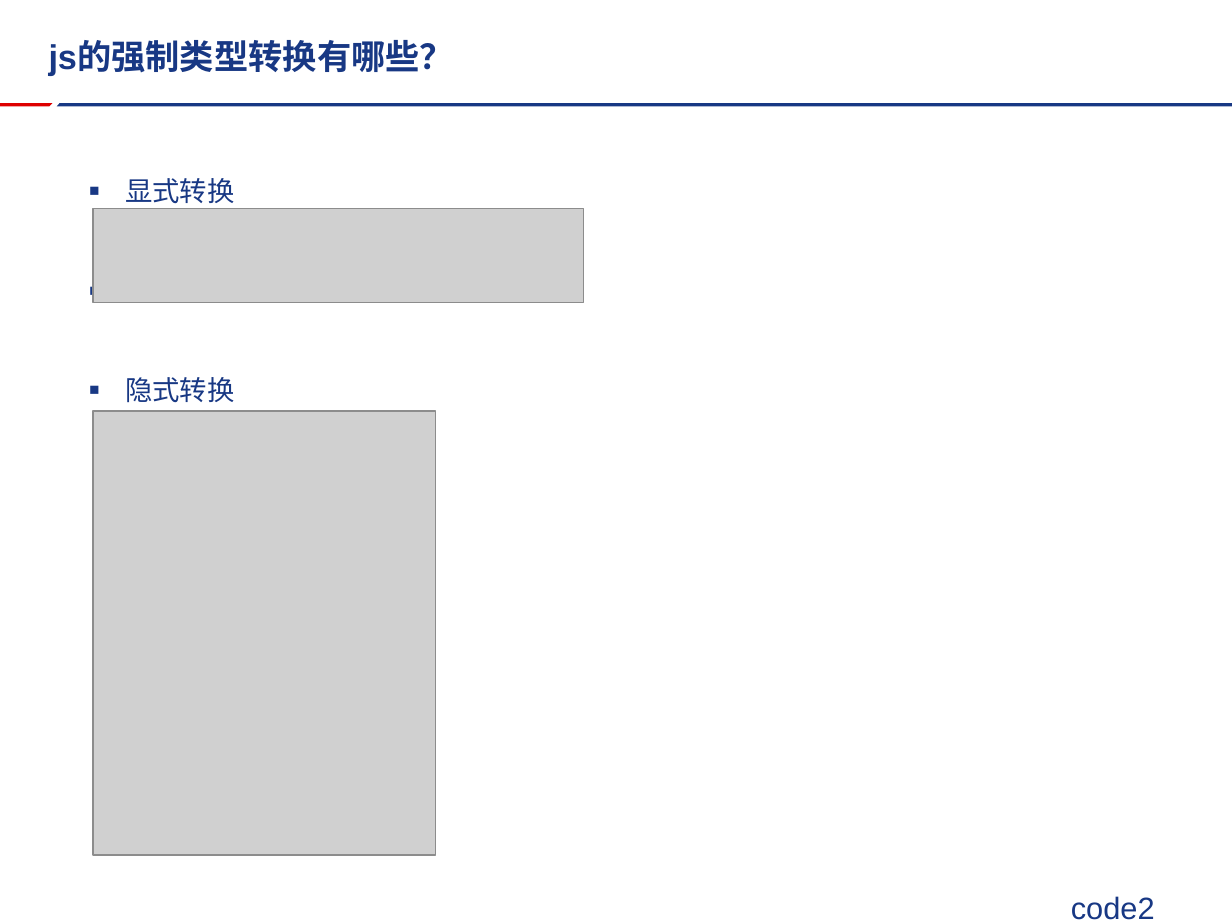
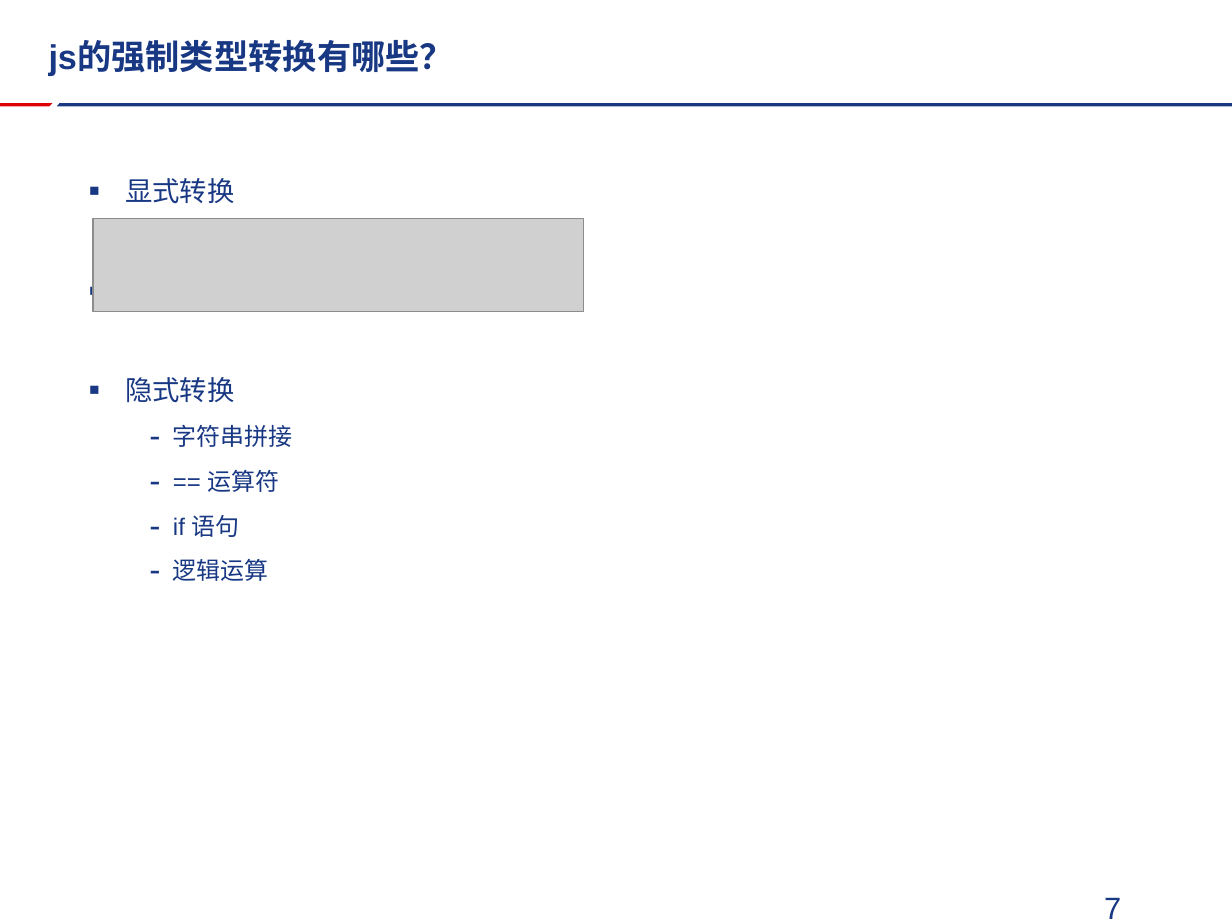
Before and after one commit to FireSmallPanda/swdt, a slide deck: slide 8 of javascript技术分享/javascript基础与优化分享.pptx. Drawn at 1232x924 pixels with LibreOffice and Linux fonts; fonts in the diff are those of the drawing; grey boxes stand for pictures; background and template pictures are left out. Boxes give left, top, right and bottom in pixels: in the first picture for what was removed or moved away, otherwise in the second. Text is boxed around its words. In the diff, an @@ line names an element or a change of style, - is before the commit and + after.

```diff
--- a/javascript技术分享/javascript基础与优化分享.pptx
+++ b/javascript技术分享/javascript基础与优化分享.pptx
@@ picture moved from (x1=94, y1=208, x2=584, y2=302) to (x1=94, y1=218, x2=584, y2=312) @@
@@ picture removed at (x1=94, y1=411, x2=436, y2=855) @@
@@ text at (x1=173, y1=425, x2=293, y2=581): paragraphs added @@
+  – 字符串拼接
+  – == 运算符
+  – if 语句
+  – 逻辑运算
@@ text at (x1=1104, y1=897, x2=1121, y2=919): text changed @@
-code2
+7
```
Also in this commit, not shown: 14 other slides changed, 1 other file.
